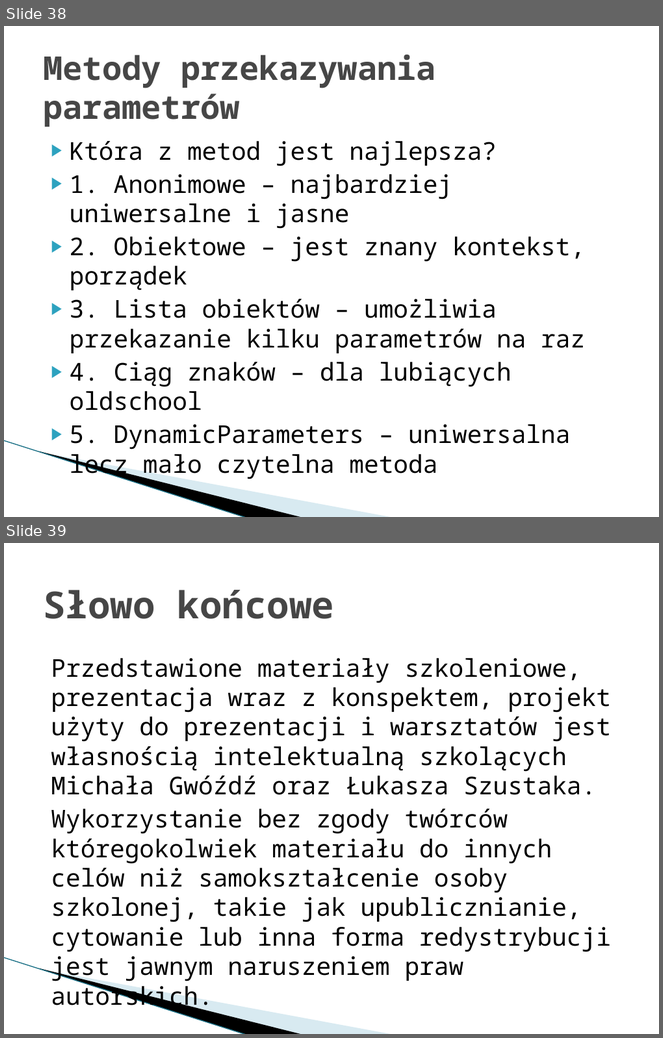
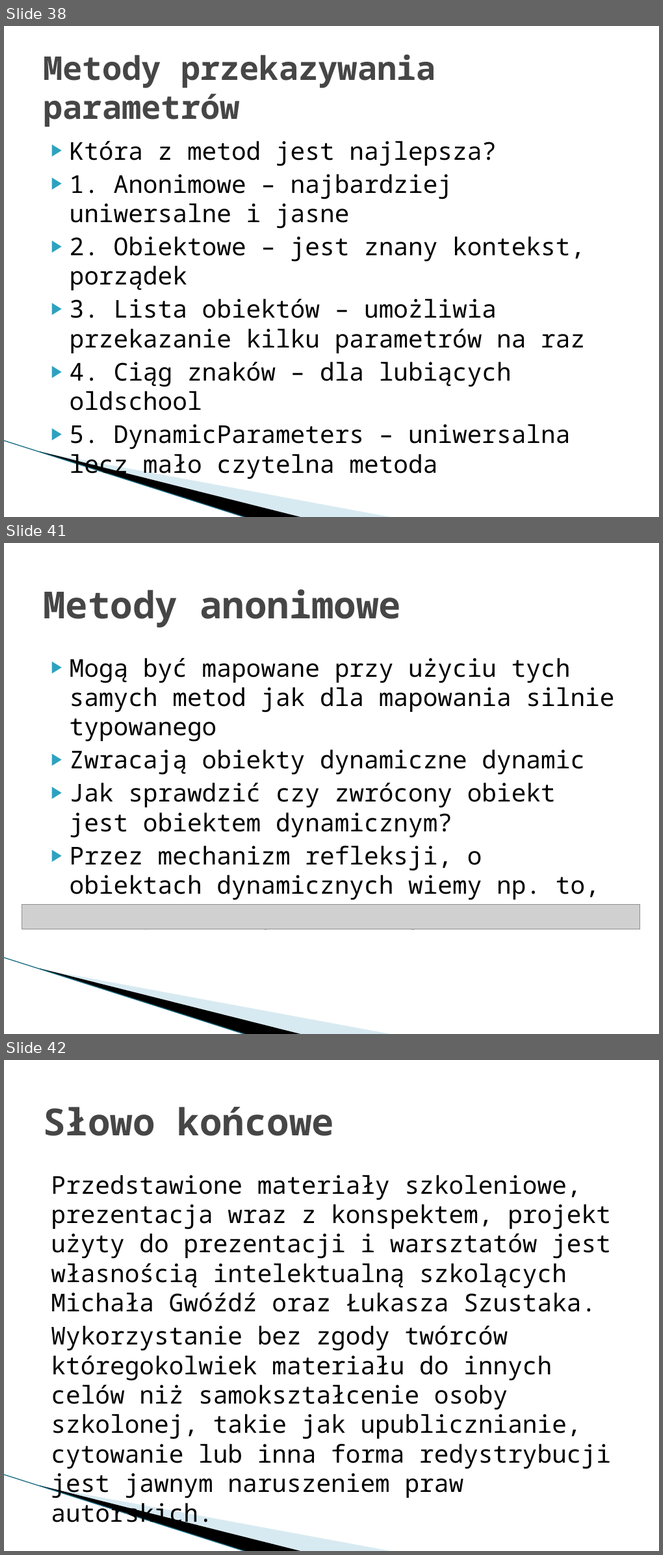
Before and after one commit to mietghar/Dapper_Workshop, a slide deck: Files/Szkolenie warsztatowe Dapper.pptx. Shown one above the other, each under a label of ours: slides 38 and 39 before the commit, slides 38, 41 and 42 after it; the slides between them are not shown. The pictures are 663x1038 and 663x1555 pixels, drawn with LibreOffice and Linux fonts; fonts in the diff are those of the drawing; grey boxes stand for pictures; background and template pictures are left out. Boxes give left, top, right and bottom in pixels: in the first picture for what was removed or moved away, otherwise in the second. Text is boxed around its words. In the diff, an @@ line names an element or a change of style, - is before the commit and + after.

```diff
--- a/Files/Szkolenie warsztatowe Dapper.pptx
+++ b/Files/Szkolenie warsztatowe Dapper.pptx
@@ slide 41 added at [4,543,659,1034], background #FFFFFF; not listed: 3 template elements that a slide beside it also shows @@
@@ title added at [43,589,401,627], 41 pt, text #464646, bold @@
+Metody anonimowe
@@ text added at [70,658,614,931], 27 pt, text #000000 @@
+▶ Mogą być mapowane przy użyciu tych samych metod jak dla mapowania silnie typowanego
+▶ Zwracają obiekty dynamiczne dynamic
+▶ Jak sprawdzić czy zwrócony obiekt jest obiektem dynamicznym?
+▶ Przez mechanizm refleksji, o obiektach dynamicznych wiemy np. to, że implementują interfejs
@@ picture added at [22,904,640,930] @@
@@ what was slide 39 is now slide 42 @@
```
Also in this commit, not shown: 2 other slides added.
